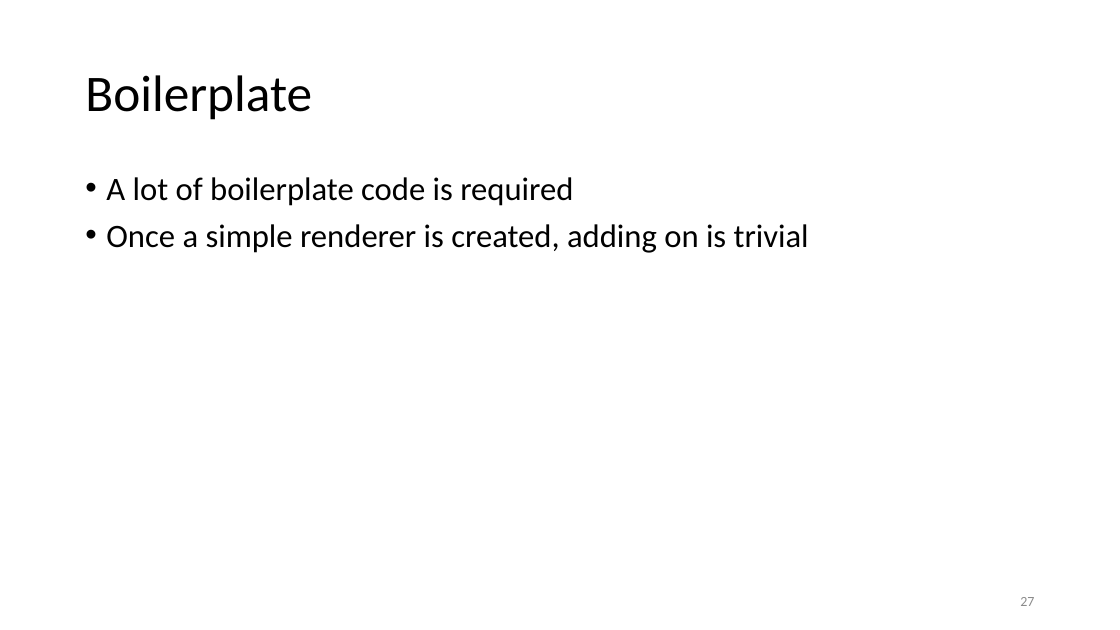
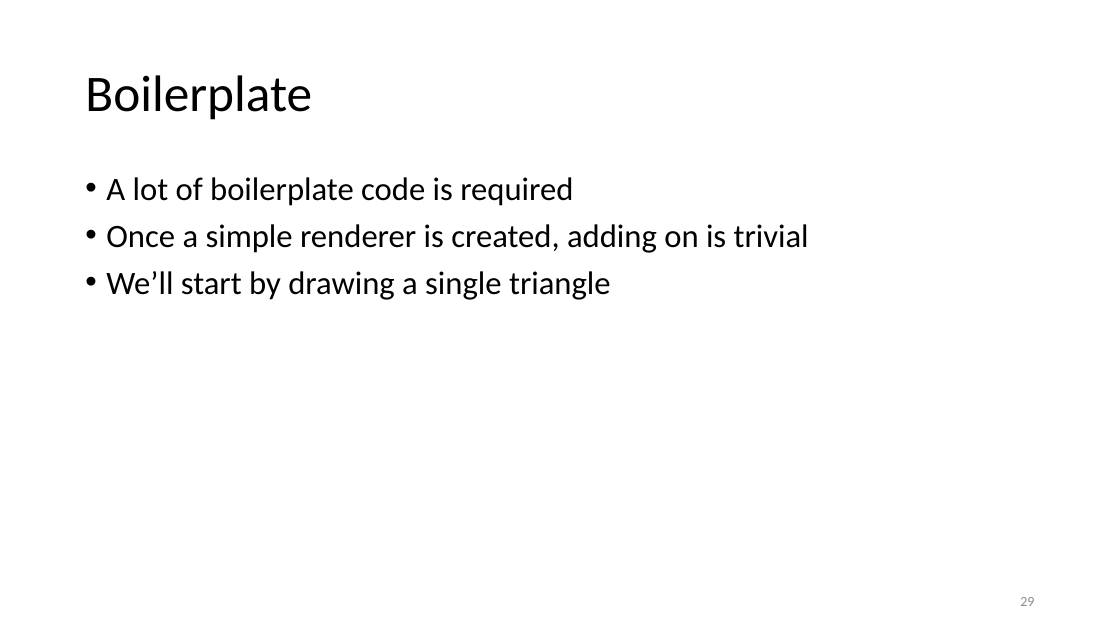
Before and after one commit to ShepherdJerred-homework/seminar-presentation, a slide deck: slide 29 of presentation.pptx (slide 27 before the commit). Drawn at 1120x630 pixels with LibreOffice and Linux fonts; fonts in the diff are those of the drawing. Boxes give left, top, right and bottom in pixels: in the first picture for what was removed or moved away, otherwise in the second. Text is boxed around its words. In the diff, an @@ line names an element or a change of style, - is before the commit and + after.

```diff
--- a/presentation.pptx
+++ b/presentation.pptx
@@ text at (106, 271, 611, 300): paragraph added @@
+• We’ll start by drawing a single triangle
@@ page number at (1020, 597, 1034, 606): text changed @@
-27
+29
```
Also in this commit, not shown: 8 other slides changed, 3 slides added, 1 slide removed, 1 other file.
